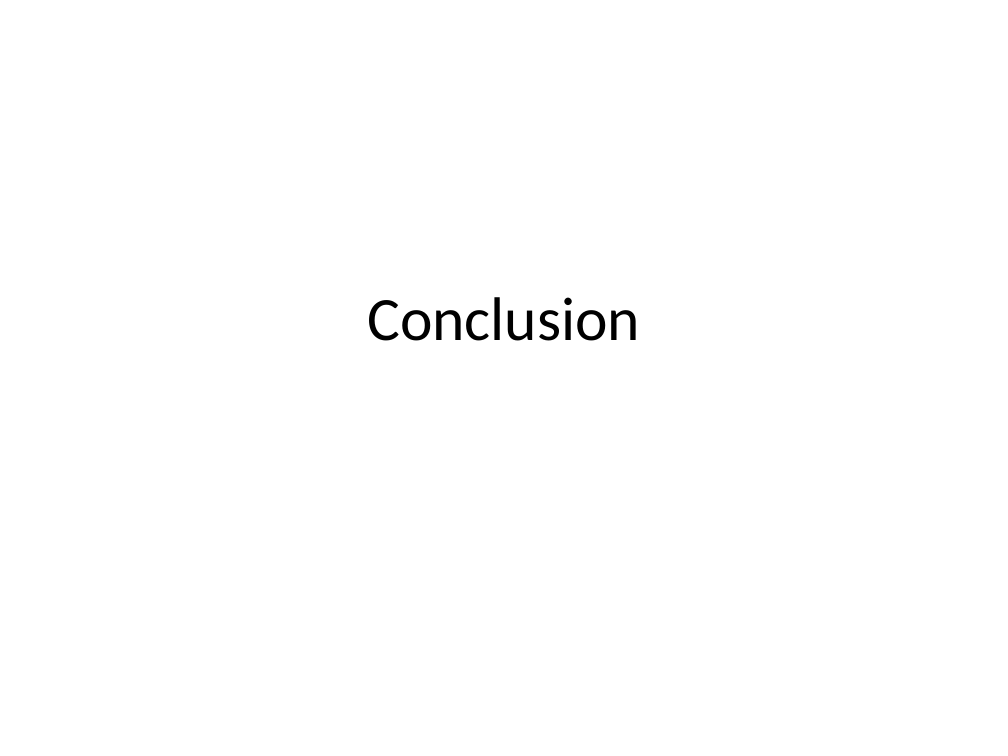
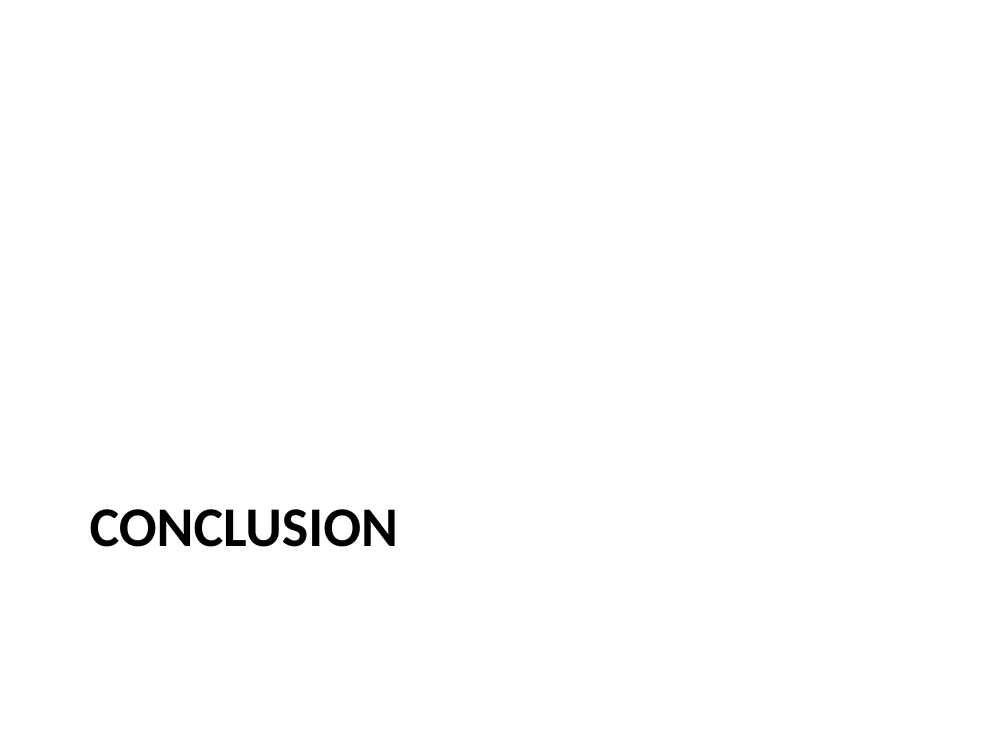
Before and after one commit to suman98/slide-gen-ai, a slide deck: slide 8 of output/presentation.pptx. Drawn at 1008x756 pixels with LibreOffice and Linux fonts; fonts in the diff are those of the drawing. Boxes give left, top, right and bottom in pixels: in the first picture for what was removed or moved away, otherwise in the second. Text is boxed around its words. In the diff, an @@ line names an element or a change of style, - is before the commit and + after.

```diff
--- a/output/presentation.pptx
+++ b/output/presentation.pptx
@@ title "CONCLUSION" at (x1=90, y1=509, x2=398, y2=547): vertical alignment middle to top @@
@@ title at (x1=90, y1=509, x2=398, y2=547): text changed; size 44 to 40 pt; bold on @@
-Conclusion
+CONCLUSION
```
Also in this commit, not shown: 3 other slides changed, 3 slides added, 2 slides removed, 12 other files.
